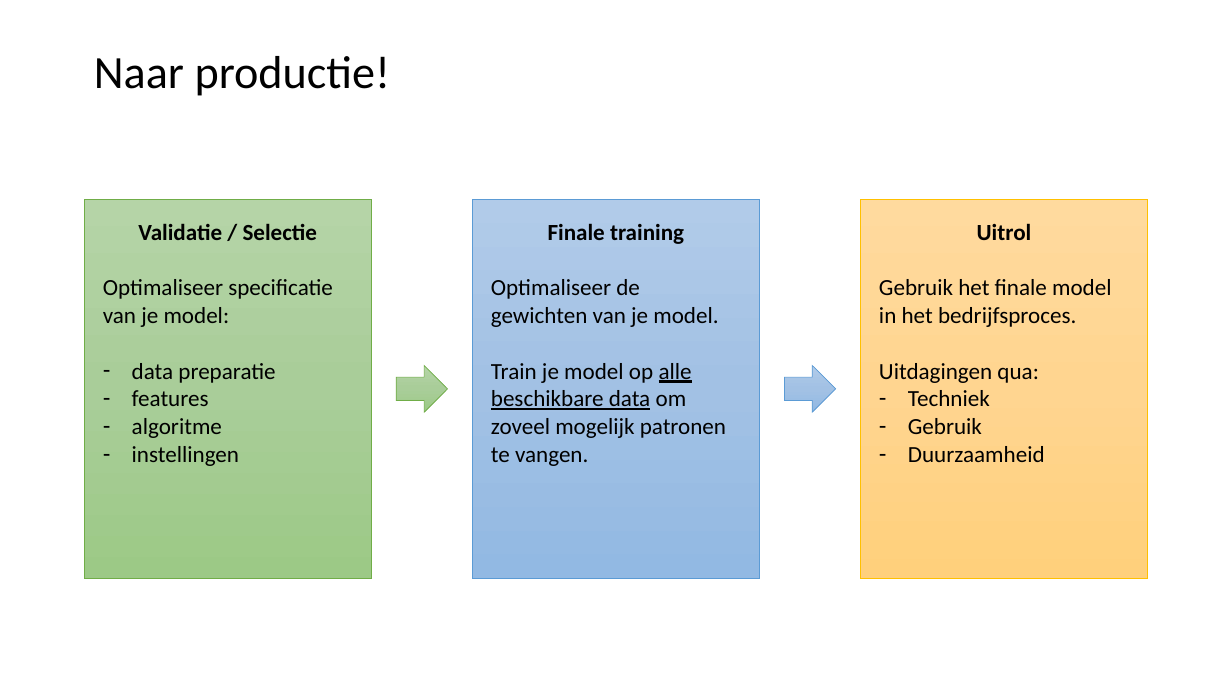
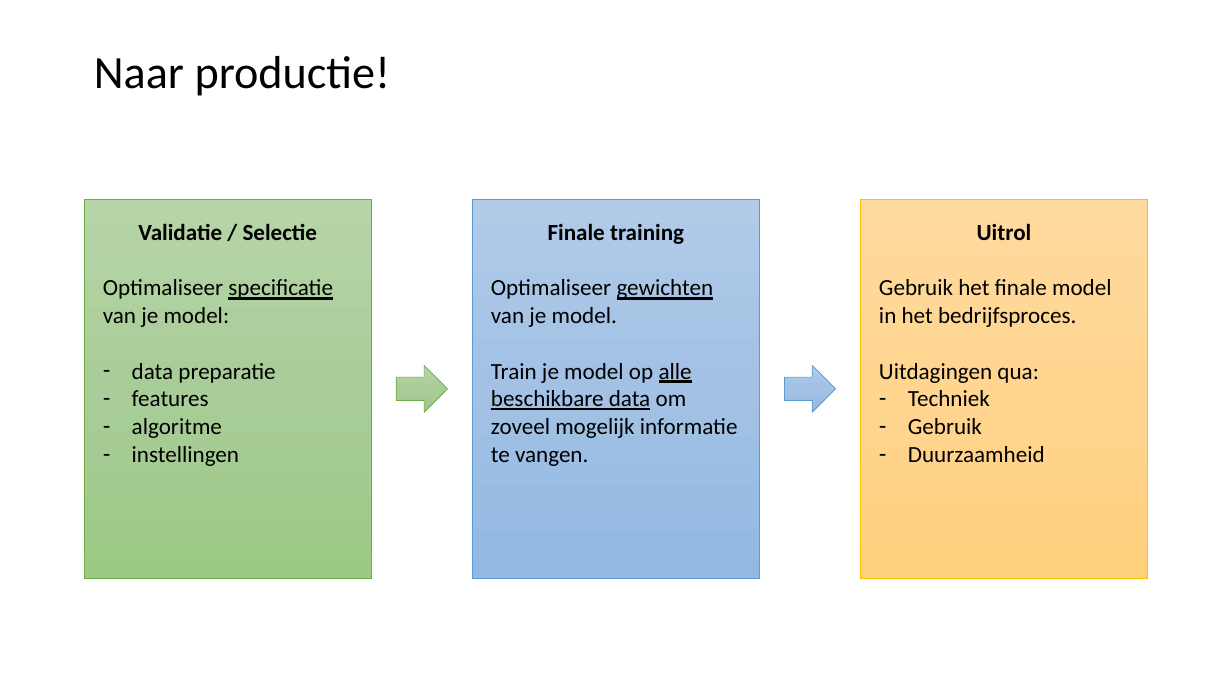
Before and after one commit to LFKoning/knowledge-sharing, a slide deck: slide 38 of python_trainees/4_scikit_learn/python_traineeship_4.pptx (slide 36 before the commit). Drawn at 1232x693 pixels with LibreOffice and Linux fonts; fonts in the diff are those of the drawing. Boxes give left, top, right and bottom in pixels: in the first picture for what was removed or moved away, otherwise in the second. Text is boxed around its words. In the diff, an @@ line names an element or a change of style, - is before the commit and + after.

Commit message:
Update Python trainees part 4

```diff
--- a/python_trainees/4_scikit_learn/python_traineeship_4.pptx
+++ b/python_trainees/4_scikit_learn/python_traineeship_4.pptx
@@ text in rectangle at box(103, 279, 333, 327): underline on in "specificatie" @@
@@ text in rectangle at box(491, 279, 738, 466): text changed @@
-Optimaliseer de gewichten van je model.
-Train je model op alle beschikbare data om zoveel mogelijk patronen te vangen.
+Optimaliseer gewichten van je model.
+Train je model op alle beschikbare data om zoveel mogelijk informatie te vangen.
```
Also in this commit, not shown: 10 other slides changed, 3 slides added, 1 slide removed, 10 other files.
